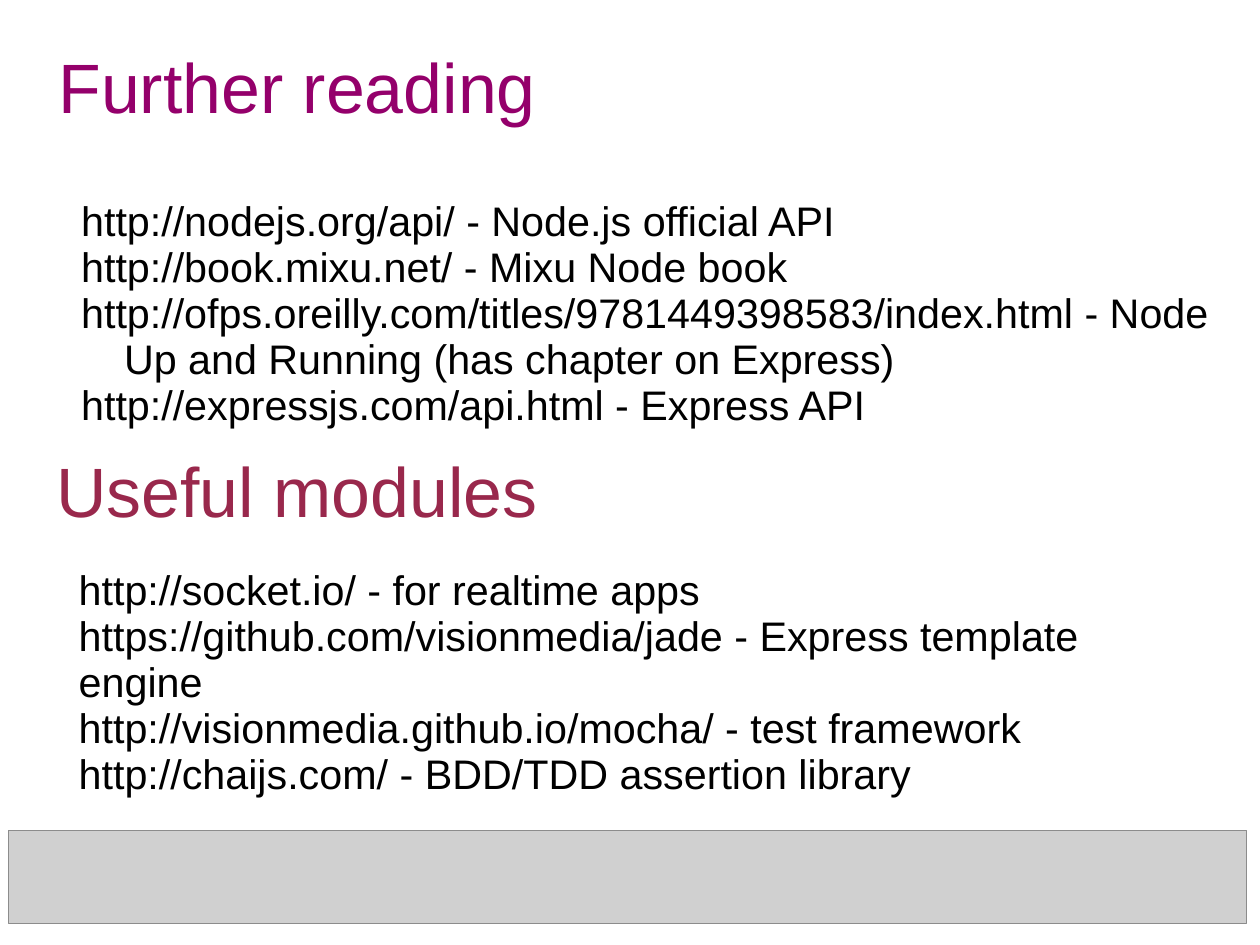
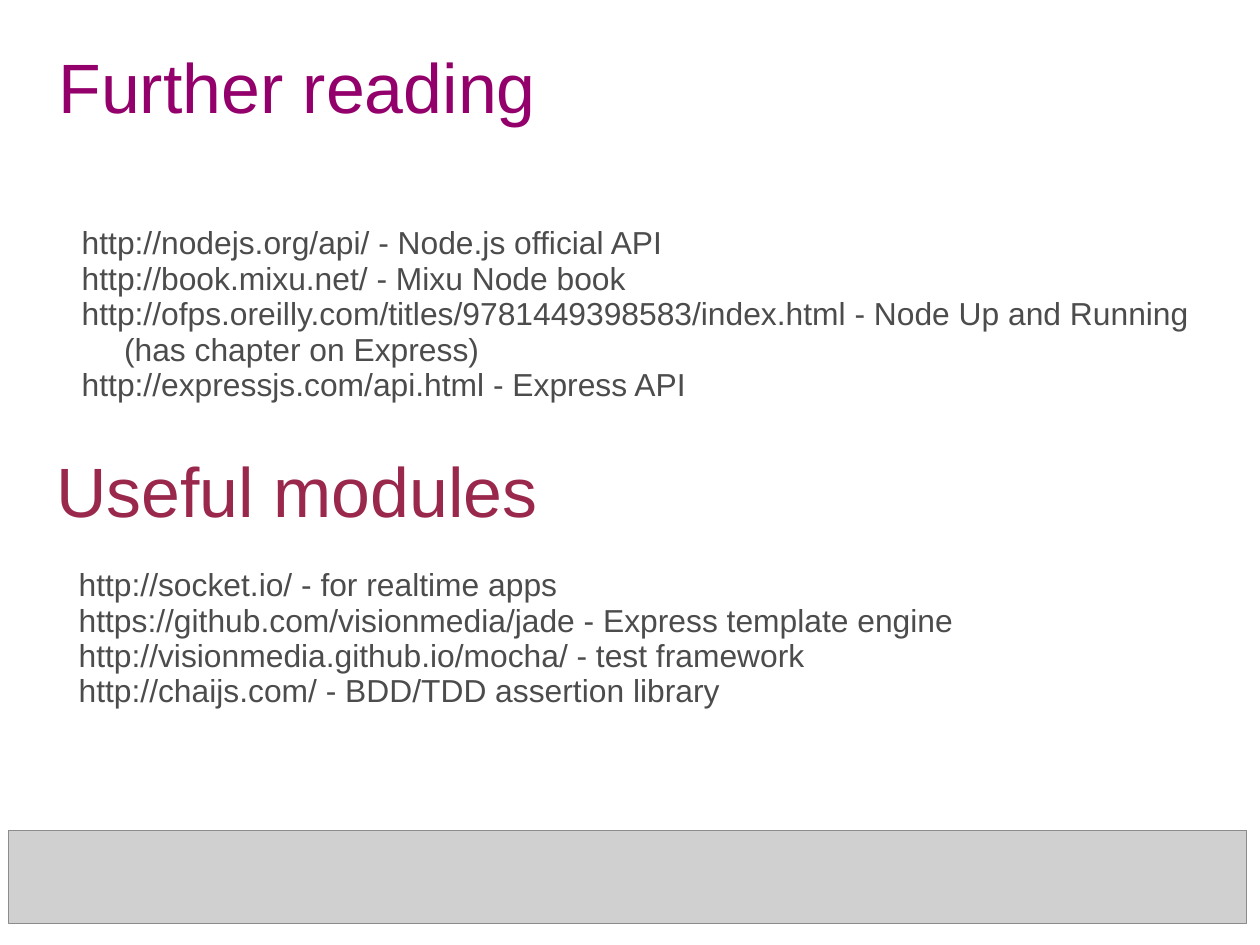
Before and after one commit to becevka/amigo, a slide deck: slide 17 of amigo.ppt. Drawn at 1260x945 pixels with LibreOffice and Linux fonts; fonts in the diff are those of the drawing; grey boxes stand for pictures. Boxes give left, top, right and bottom in pixels: in the first picture for what was removed or moved away, otherwise in the second. Text is boxed around its words. In the diff, an @@ line names an element or a change of style, - is before the commit and + after.

```diff
--- a/amigo.ppt
+++ b/amigo.ppt
@@ subtitle "http://nodejs.org/api/ - Node.js official API" at [82, 231, 1188, 402]: size 26 to 20 pt, text colour #000000 to #4C4C4C; indent changed @@
@@ text "http://socket.io/ - for realtime apps" at [79, 573, 952, 708]: size 26 to 20 pt, text colour #000000 to #4C4C4C @@
```
Also in this commit, not shown: 16 other slides changed, 18 slides added, 2 other files.
